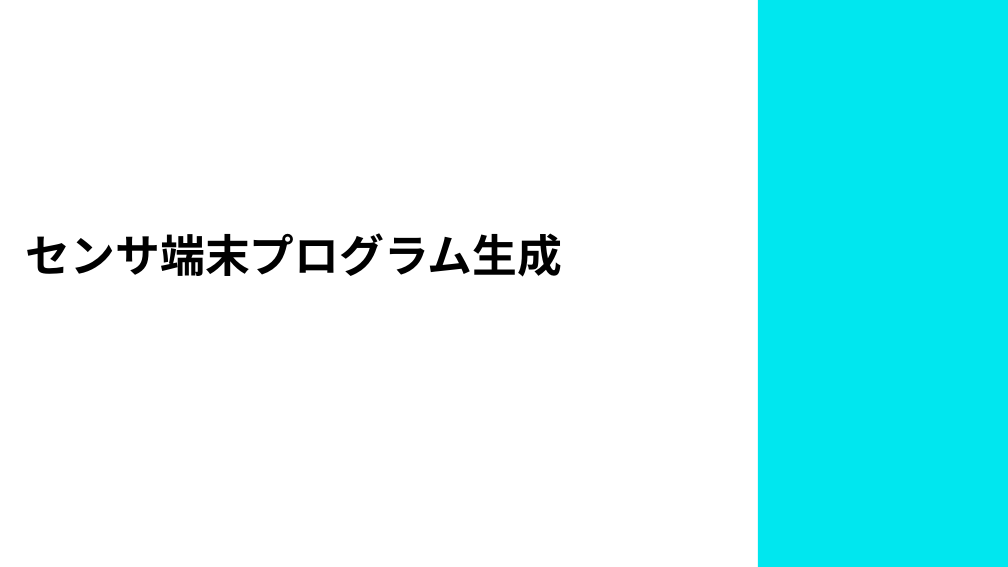
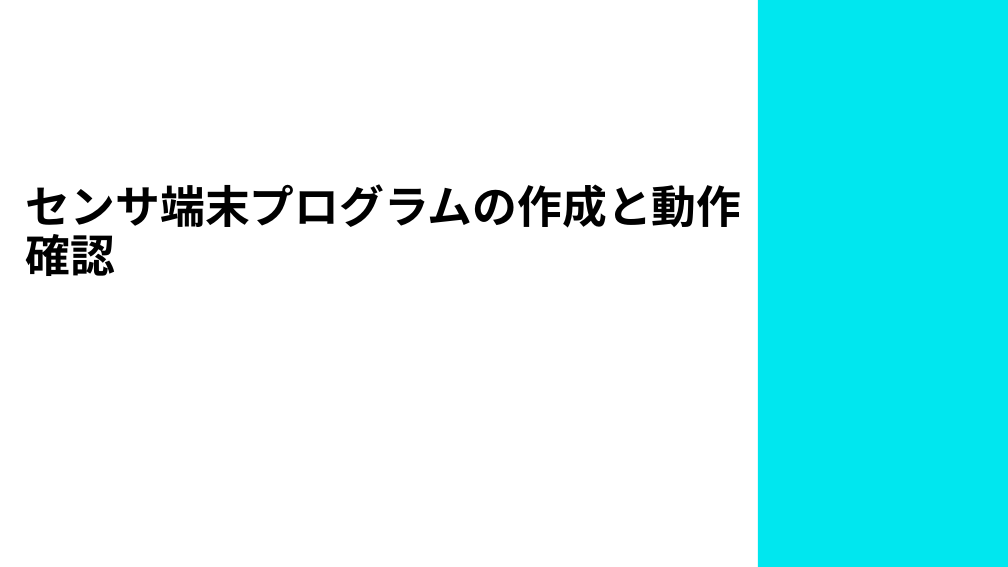
Before and after one commit to masaaki-noro/Gen_arduino_mqtt, a slide deck: slide 1 of Doc/Presentation/センサ端末プログラム作成.pptx. Drawn at 1008x567 pixels with LibreOffice and Linux fonts; fonts in the diff are those of the drawing. Boxes give left, top, right and bottom in pixels: in the first picture for what was removed or moved away, otherwise in the second. Text is boxed around its words. In the diff, an @@ line names an element or a change of style, - is before the commit and + after.

```diff
--- a/Doc/Presentation/センサ端末プログラム作成.pptx
+++ b/Doc/Presentation/センサ端末プログラム作成.pptx
@@ title at bbox=[26, 184, 742, 276]: text changed @@
-センサ端末プログラム生成
+センサ端末プログラムの作成と動作確認
```
Also in this commit, not shown: 2 other slides changed, 3 other files.
